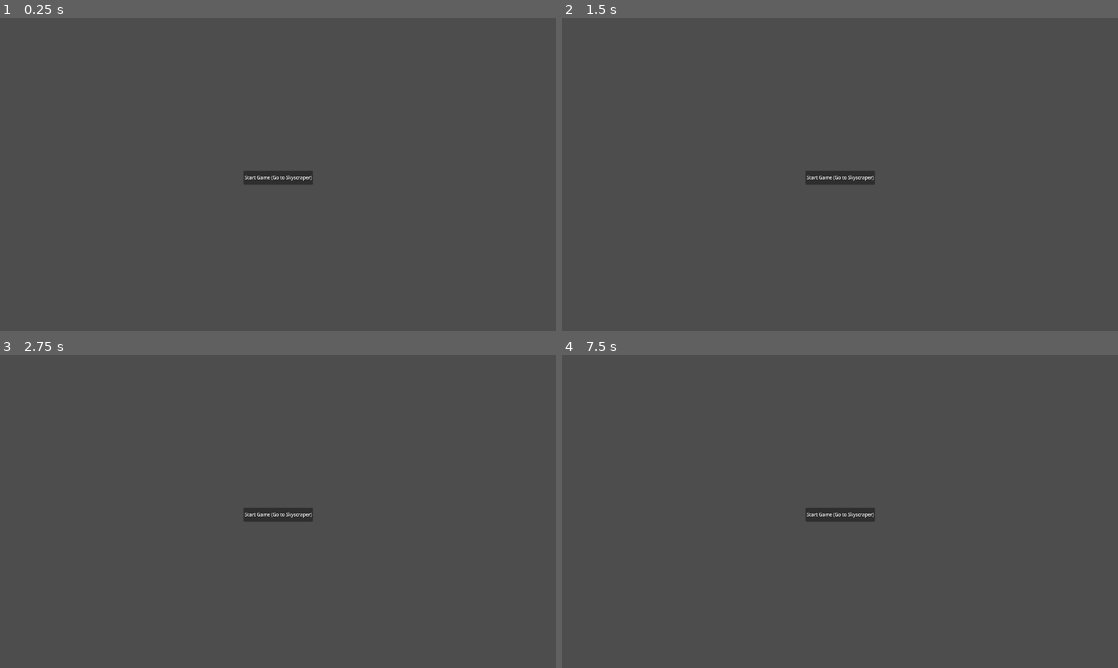
Above: before the commit, frames 1-4 (two rows, left to right).
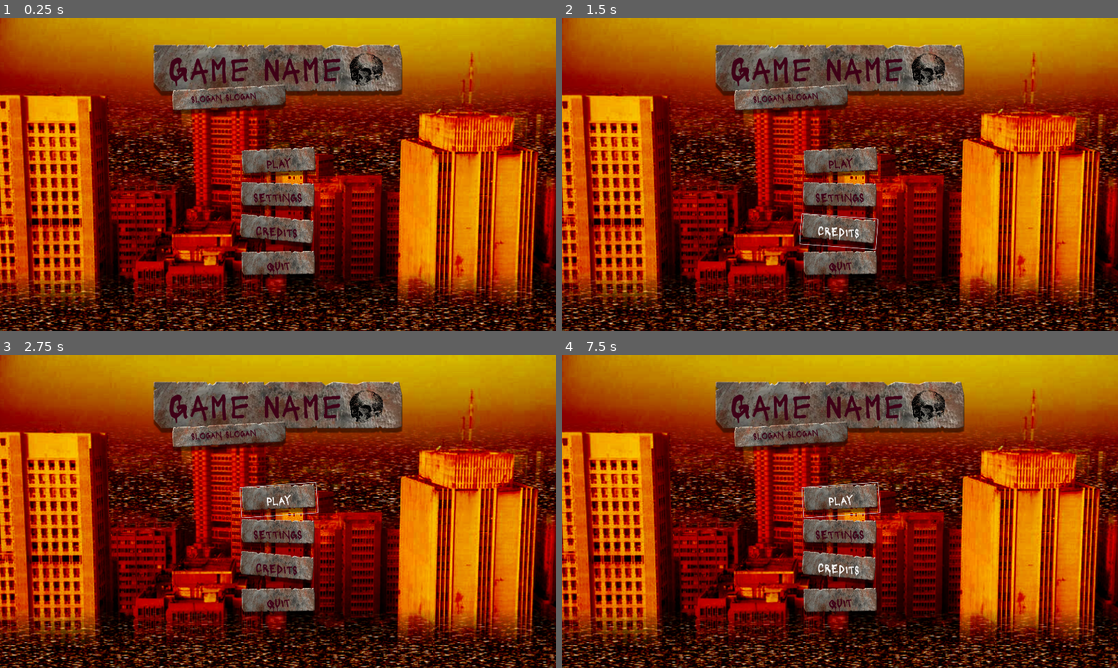
Above: after the commit, the same moments.

Repository: 100-Devs-1-Game/WildJamProject
Game: Godot game, scene res://modules/menus/main_menu.tscn
The game is run twice, just before and just after one commit, with the same random seed, the same clock (stepped at 60 frames per second) and the same inputs. This scene is started directly instead of the project's main scene.
Inputs (mouse positions are in pixels of both pictures, inside the frame that each line leads up to):
- Up to frame 1 (0.25 s): no input
- Up to frame 2 (1.5 s): click (840, 196) at 0.5 s, where only the run after the commit has a clickable "SETTINGS"; click (840, 230) at 1.25 s, where only the run after the commit has a clickable "CREDITS"
- Up to frame 3 (2.75 s): click (278, 498) at 2 s, where only the run after the commit has a clickable "PLAY"
- Up to frame 4 (7.5 s): click (840, 498) at 2.75 s, where only the run after the commit has a clickable "PLAY"; click "Start Game (Go to Skyscraper)" at 3.5 s; click "Start Game (Go to Skyscraper)" at 4.25 s; tap Enter at 5, 6.5 s; move the mouse to (962, 495) at 5.02 s; hold D (movement_right) 5.03-5.78 s; hold Space (interact) 5.03-5.78 s; move the mouse to (728, 527) at 5.77 s; hold S (movement_down) 5.78-6.53 s; tap Shift (movement_sprint) at 5.85, 7.35 s; move the mouse to (895, 442) at 6.52 s; hold D (movement_right) 6.53-7.28 s; hold Space (interact) 6.53-7.28 s; move the mouse to (812, 574) at 7.27 s; hold W (movement_up) from 7.28 s (still down)

The runs differ from the first frame. In frame 1, 97% of the frame differs, in the area x 0-100%, y 0-100%; in frame 2, 97%; in frame 3, 97%; in frame 4, 97%.

Commit message:
main menu

Diff:
--- /dev/null
+++ b/project/assets/menu_theme.tres
@@ -0,0 +1,22 @@
+[gd_resource type="Theme" load_steps=7 format=3 uid="uid://c7ewp0647v5ek"]
+
+[ext_resource type="Texture2D" uid="uid://ccf7hlu0gabf7" path="res://assets/ui/button.png" id="1_hqjoi"]
+[ext_resource type="Texture2D" uid="uid://disvt8ch0jd16" path="res://assets/ui/buttonpressed.png" id="2_m72v5"]
+[ext_resource type="FontFile" uid="uid://d0r500qnwi5wn" path="res://assets_external/Lacquer-Regular.ttf" id="3_m72v5"]
+
+[sub_resource type="StyleBoxTexture" id="StyleBoxTexture_hqjoi"]
+texture = ExtResource("1_hqjoi")
+
+[sub_resource type="StyleBoxTexture" id="StyleBoxTexture_vw0k4"]
+texture = ExtResource("1_hqjoi")
+
+[sub_resource type="StyleBoxTexture" id="StyleBoxTexture_hcgci"]
+texture = ExtResource("2_m72v5")
+
+[resource]
+default_font = ExtResource("3_m72v5")
+Button/colors/font_color = Color(0.24707845, 0, 0.0904179, 1)
+Button/font_sizes/font_size = 40
+Button/styles/hover = SubResource("StyleBoxTexture_hqjoi")
+Button/styles/normal = SubResource("StyleBoxTexture_vw0k4")
+Button/styles/pressed = SubResource("StyleBoxTexture_hcgci")
--- a/project/modules/menus/main_menu.gd
+++ b/project/modules/menus/main_menu.gd
@@ -1,11 +1,22 @@
 extends Node
 
 
-# Called when the node enters the scene tree for the first time.
+
 func _ready() -> void:
-	pass # Replace with function body.
+	pass
 
 
-# Called every frame. 'delta' is the elapsed time since the previous frame.
-func _process(delta: float) -> void:
+func _on_play_button_pressed() -> void:
 	pass
+
+
+func _on_settings_button_pressed() -> void:
+	pass
+
+
+func _on_credits_button_pressed() -> void:
+	pass
+
+
+func _on_quit_button_pressed() -> void:
+	get_tree().quit()
--- a/project/modules/menus/main_menu.tscn
+++ b/project/modules/menus/main_menu.tscn
@@ -1,4 +1,11 @@
-[gd_scene format=3 uid="uid://4roanyas8j71"]
+[gd_scene load_steps=7 format=3 uid="uid://4roanyas8j71"]
+
+[ext_resource type="Theme" uid="uid://c7ewp0647v5ek" path="res://assets/menu_theme.tres" id="1_1jxsh"]
+[ext_resource type="Texture2D" uid="uid://bjtyi1a7oiqr5" path="res://assets/ui/mainmenubg.png" id="1_c3d0s"]
+[ext_resource type="Texture2D" uid="uid://d00yc0u6kfoyj" path="res://assets/ui/titlebar.png" id="2_b3v41"]
+[ext_resource type="Script" uid="uid://drw1mj2c2yhdo" path="res://modules/menus/main_menu.gd" id="2_nvjui"]
+[ext_resource type="Texture2D" uid="uid://dujti0ckwvvne" path="res://assets/ui/slogan.png" id="3_1jxsh"]
+[ext_resource type="Texture2D" uid="uid://d315u8lo28bqs" path="res://assets/ui/image-from-rawpixel-id-6265762-png.png" id="4_nvjui"]
 
 [node name="MainMenu" type="Control"]
 layout_mode = 3
@@ -7,3 +14,137 @@
 anchor_bottom = 1.0
 grow_horizontal = 2
 grow_vertical = 2
+theme = ExtResource("1_1jxsh")
+script = ExtResource("2_nvjui")
+
+[node name="BG" type="TextureRect" parent="."]
+layout_mode = 0
+offset_right = 1920.0
+offset_bottom = 1080.0
+texture = ExtResource("1_c3d0s")
+
+[node name="TitleBG" type="TextureRect" parent="."]
+layout_mode = 1
+anchors_preset = 8
+anchor_left = 0.5
+anchor_top = 0.5
+anchor_right = 0.5
+anchor_bottom = 0.5
+offset_left = -433.0
+offset_top = -448.0
+offset_right = 433.0
+offset_bottom = -267.0
+grow_horizontal = 2
+grow_vertical = 2
+texture = ExtResource("2_b3v41")
+
+[node name="SkullImage" type="TextureRect" parent="TitleBG"]
+layout_mode = 1
+anchors_preset = 8
+anchor_left = 0.5
+anchor_top = 0.5
+anchor_right = 0.5
+anchor_bottom = 0.5
+offset_left = 229.0
+offset_top = -63.5
+offset_right = 364.0
+offset_bottom = 71.5
+grow_horizontal = 2
+grow_vertical = 2
+rotation = -0.14741673
+texture = ExtResource("4_nvjui")
+expand_mode = 1
+
+[node name="TitleLabel" type="Label" parent="TitleBG"]
+layout_mode = 1
+anchors_preset = 8
+anchor_left = 0.5
+anchor_top = 0.5
+anchor_right = 0.5
+anchor_bottom = 0.5
+offset_left = -378.0
+offset_top = -84.5
+offset_right = 220.0
+offset_bottom = 59.5
+grow_horizontal = 2
+grow_vertical = 2
+theme_override_colors/font_color = Color(0.24705882, 0, 0.09019608, 1)
+theme_override_font_sizes/font_size = 120
+text = "Game name"
+
+[node name="TextureRect" type="TextureRect" parent="."]
+layout_mode = 1
+anchors_preset = 8
+anchor_left = 0.5
+anchor_top = 0.5
+anchor_right = 0.5
+anchor_bottom = 0.5
+offset_left = -369.0
+offset_top = -310.0
+offset_right = 32.0
+offset_bottom = -202.0
+grow_horizontal = 2
+grow_vertical = 2
+texture = ExtResource("3_1jxsh")
+
+[node name="Label" type="Label" parent="TextureRect"]
+layout_mode = 1
+anchors_preset = 8
+anchor_left = 0.5
+anchor_top = 0.5
+anchor_right = 0.5
+anchor_bottom = 0.5
+offset_left = -132.5
+offset_top = -22.0
+offset_right = 118.5
+offset_bottom = 19.875
+grow_horizontal = 2
+grow_vertical = 2
+rotation = -0.056903474
+theme_override_colors/font_color = Color(0.24705882, 0, 0.09019608, 1)
+theme_override_font_sizes/font_size = 30
+text = "SLOGAN SLOGAN"
+
+[node name="PlayButton" type="Button" parent="."]
+custom_minimum_size = Vector2(262, 103)
+layout_mode = 0
+offset_left = 829.0
+offset_top = 458.00003
+offset_right = 1091.0
+offset_bottom = 561.0
+rotation = -0.06648167
+text = "PLAY"
+
+[node name="SettingsButton" type="Button" parent="."]
+custom_minimum_size = Vector2(262, 103)
+layout_mode = 0
+offset_left = 829.0
+offset_top = 567.0
+offset_right = 1091.0
+offset_bottom = 670.0
+text = "SETTINGS"
+
+[node name="CreditsButton" type="Button" parent="."]
+custom_minimum_size = Vector2(262, 103)
+layout_mode = 0
+offset_left = 829.0
+offset_top = 676.00006
+offset_right = 1091.0
+offset_bottom = 779.00006
+rotation = 0.07205672
+text = "CREDITS"
+
+[node name="QuitButton" type="Button" parent="."]
+custom_minimum_size = Vector2(262, 103)
+layout_mode = 0
+offset_left = 829.0
+offset_top = 807.99994
+offset_right = 1091.0
+offset_bottom = 910.99994
+rotation = -0.03406313
+text = "QUIT"
+
+[connection signal="pressed" from="PlayButton" to="." method="_on_play_button_pressed"]
+[connection signal="pressed" from="SettingsButton" to="." method="_on_settings_button_pressed"]
+[connection signal="pressed" from="CreditsButton" to="." method="_on_credits_button_pressed"]
+[connection signal="pressed" from="QuitButton" to="." method="_on_quit_button_pressed"]
Binary file added: project/assets_external/Lacquer-Regular.ttf
Not shown, added: project/assets_external/Lacquer-Regular.ttf.import
